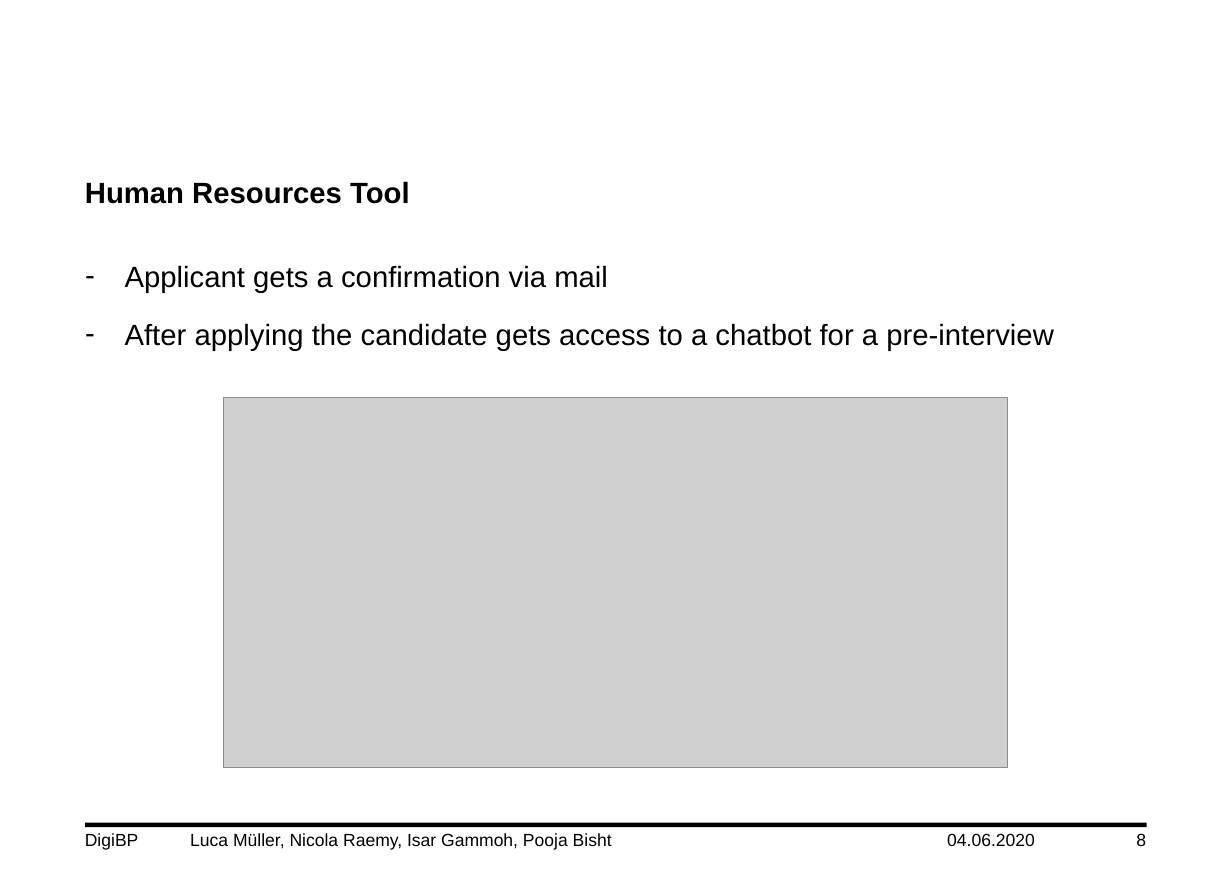
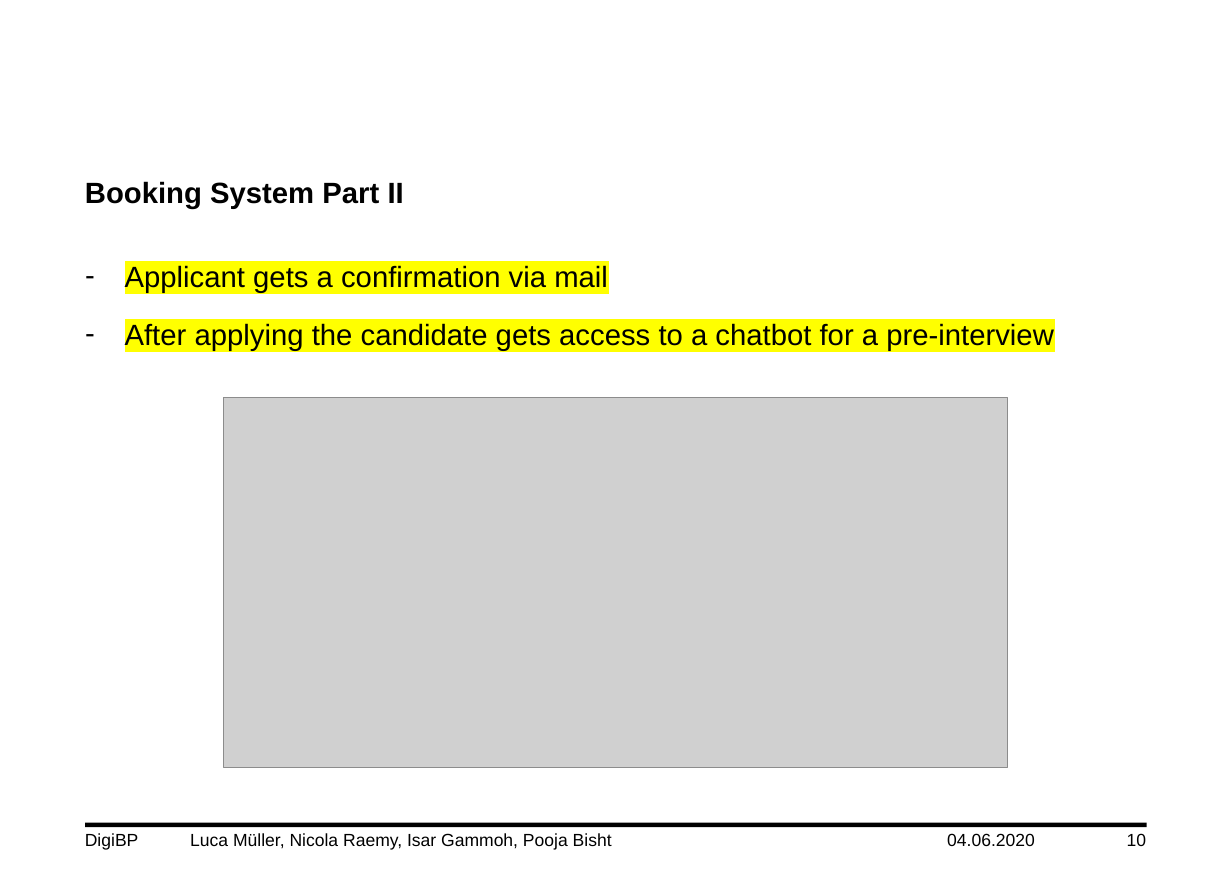
Before and after one commit to DigiBP/DigiBP_DanishBlue, a slide deck: slide 10 of Presentation/DigiBP_DanishBlue_Presentation_V0.3.pptx (slide 8 before the commit). Drawn at 1232x871 pixels with LibreOffice and Linux fonts; fonts in the diff are those of the drawing; grey boxes stand for pictures; background and template pictures are left out. Boxes give left, top, right and bottom in pixels: in the first picture for what was removed or moved away, otherwise in the second. Text is boxed around its words. In the diff, an @@ line names an element or a change of style, - is before the commit and + after.

```diff
--- a/Presentation/DigiBP_DanishBlue_Presentation_V0.3.pptx
+++ b/Presentation/DigiBP_DanishBlue_Presentation_V0.3.pptx
@@ text at (85,181,404,209): text changed @@
-Human Resources Tool
+Booking System Part II
@@ text "Applicant gets a confirmation via ..." at (125,265,1054,351): highlight none to #FFFF00 @@
@@ page number at (1127,833,1146,846): text changed @@
-8
+10
```
Also in this commit, not shown: 6 other slides changed, 2 slides added.
